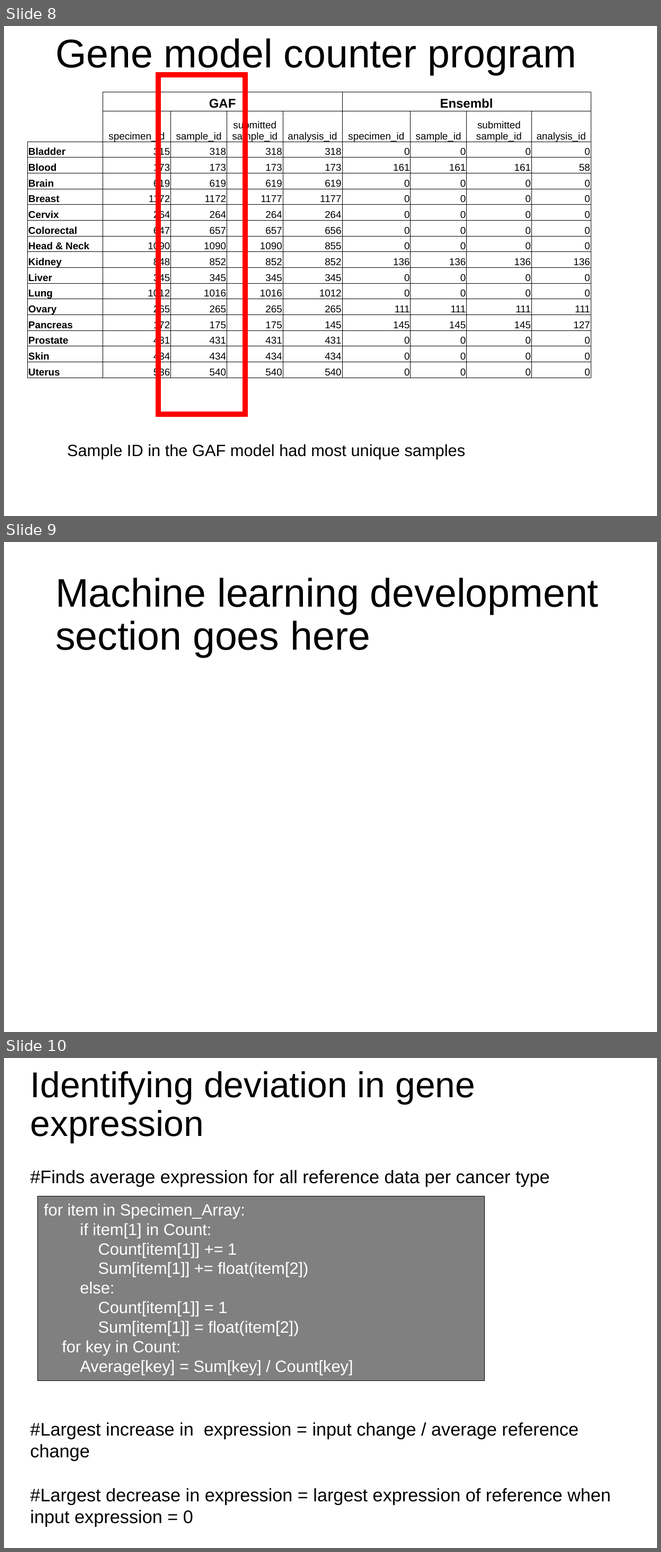
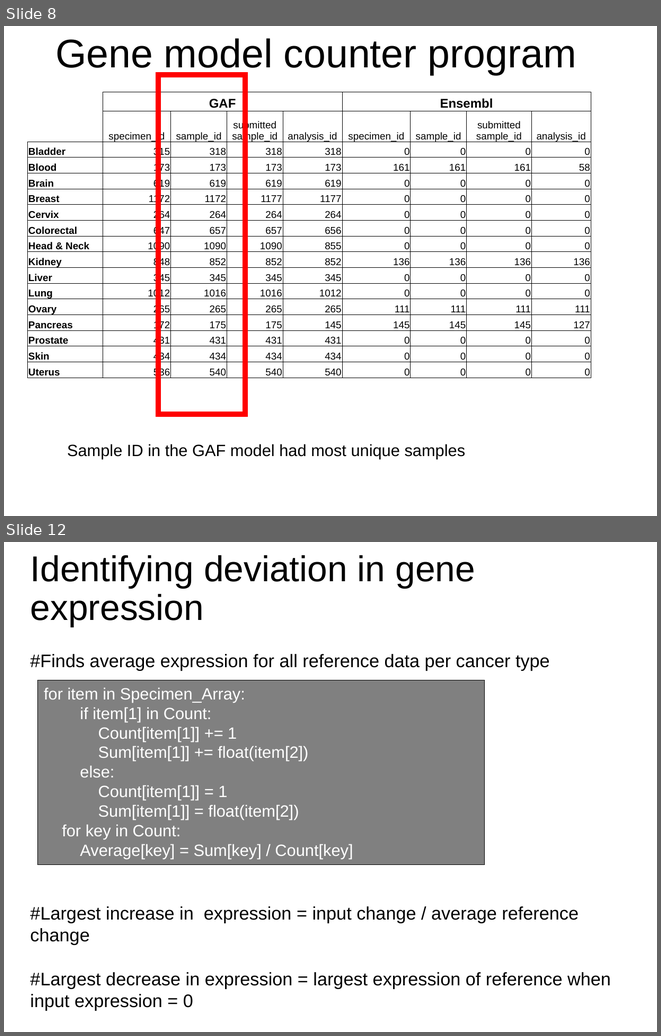
Before and after one commit to dr-artio/CancerClassifier, a slide deck: Powerpoint/ProjectPresentation_Draft.pptx. Shown one above the other, each under a label of ours: slides 8, 9 and 10 before the commit, slides 8 and 12 after it; the slides between them are not shown. The pictures are 661x1552 and 661x1036 pixels, drawn with LibreOffice and Linux fonts; fonts in the diff are those of the drawing. Boxes give left, top, right and bottom in pixels: in the first picture for what was removed or moved away, otherwise in the second. Text is boxed around its words. In the diff, an @@ line names an element or a change of style, - is before the commit and + after.

```diff
--- a/Powerpoint/ProjectPresentation_Draft.pptx
+++ b/Powerpoint/ProjectPresentation_Draft.pptx
@@ slide 9 removed at [4,542,657,1032], background #FFFFFF @@
@@ title removed at [55,578,599,657] @@
-Machine learning development section goes here
@@ what was slide 10 is now slide 12 @@
```
Also in this commit, not shown: 3 slides added.
